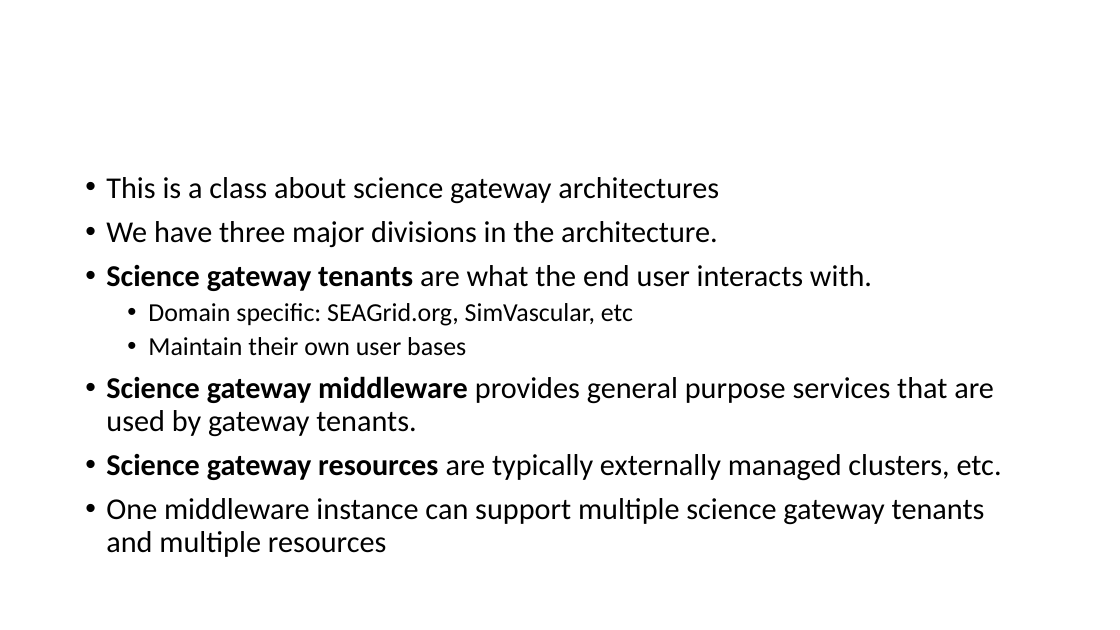
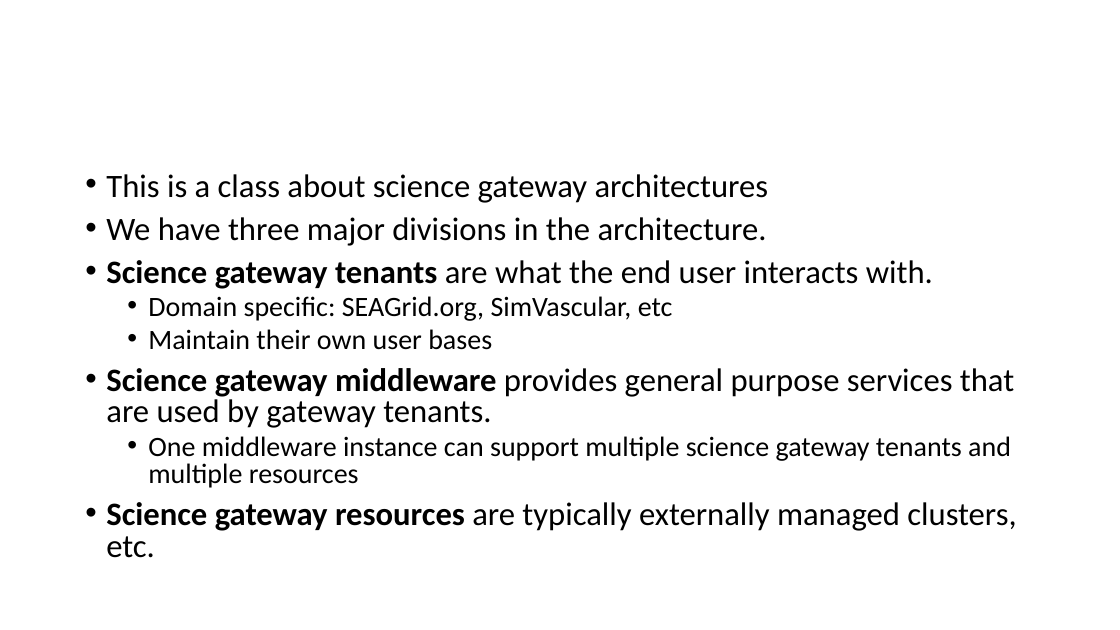
Before and after one commit to airavata-courses/airavata-courses.github.io, a slide deck: slide 2 of slides/Fall2017-OAuth2-OIDC.pptx. Drawn at 1120x630 pixels with LibreOffice and Linux fonts; fonts in the diff are those of the drawing. Boxes give left, top, right and bottom in pixels: in the first picture for what was removed or moved away, otherwise in the second. Text is boxed around its words. In the diff, an @@ line names an element or a change of style, - is before the commit and + after.

```diff
--- a/slides/Fall2017-OAuth2-OIDC.pptx
+++ b/slides/Fall2017-OAuth2-OIDC.pptx
@@ text at [106, 174, 1016, 558]: size 25.9 to 28 pt in "This is a class about science gateway ...", "We have three major divisions in the ...", "Science gateway tenants are what the end ...", "Science gateway middleware provides general purpose services ..." and 1 more places; size 22.2 to 24 pt in "Domain specific: SEAGrid.org, SimVascular, etc", "Maintain their own user bases"; line spacing 0.9 to 0.8 @@
@@ text at [148, 436, 1011, 488]: paragraph added @@
+  • One middleware instance can support multiple science gateway tenants and multiple resources
@@ text at [106, 498, 985, 557]: paragraph removed @@
-• One middleware instance can support multiple science gateway tenants and multiple resources
```
Also in this commit, not shown: 13 other slides changed, 2 slides added, 7 slides removed.
